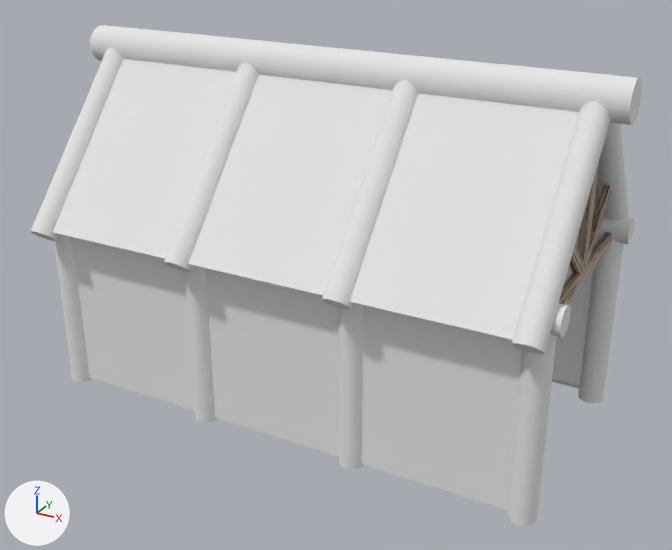
Before and after pictures for a commit that changed the Blender file Assets/Models/longhouse.blend.
Rendered twice from a 50 mm camera at (5.1, -9.16, 5.02) aimed at (0.15, -0.17, 0.52). The axes (+X, +Y, +Z) are drawn at lower left. The lights are the same throughout.
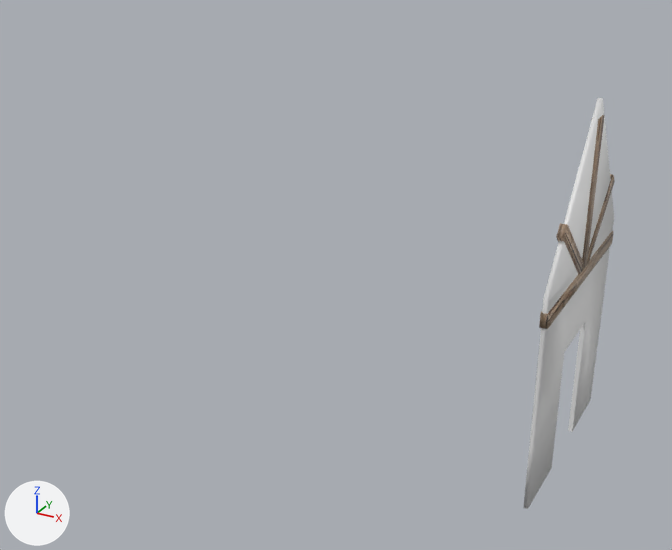
Diff of the bpy script that builds the scene:
```diff
--- a/Assets/Models/longhouse.blend.py
+++ b/Assets/Models/longhouse.blend.py
@@ me_cube_005 @@
 # used by ob_cube_001; location = (0.0, 0.0, 2.0)
-me_cube_005.from_pydata(...)  # 20 vertices, 34 faces; spans x -3.08..3.08, y -1.7..0.04, z -0.97..1.1
+me_cube_005.from_pydata(...)  # 40 vertices, 58 faces; spans x -3.08..3.08, y -1.7..1.7, z -0.97..1.1
+# me_cube_005 part 1
+# 24 faces are deleted
+# 19 new faces join them
+# me_cube_005 part 2: 29 kept faces spanning x -3.08..3.08, y -1.7..0.04, z -0.97..1.1 are now shaded smooth
 me_cube_005.materials.append(mat_material)
@@ me_cube_004 @@
 # used by ob_cube_004; location = (-6.0, 0.0, 0.0)
-me_cube_004.from_pydata(...)  # 576 vertices, 306 faces; spans x 2.77..9.22, y -1.83..0.19, z -1.15..3.17
+me_cube_004.from_pydata(...)  # 4864 vertices, 4324 faces; spans x 2.73..9.26, y -1.84..1.84, z -1.16..3.16
+# me_cube_004 part 3: the loose piece of 64 vertices spanning x 2.85..3.15, y -1.5..-1.2, z -1.15..1.15 is rebuilt with 192 vertices and now spans x 2.84..3.16, y -1.51..-1.19, z -1.15..1.15
+# me_cube_004 part 4: 7 vertices moved within x 4.92..7.13, y -1.6..-0.03, z -1.15..3.14; 213 vertices removed from x 2.77..9.22, y -1.83..0.19, z -1.15..3.17; 2197 vertices added at x 2.74..9.26, y -1.84..1.82, z -1.15..3.16
+# me_cube_004 part 5: the surface is now shaded smooth
 me_cube_004.materials.append(mat_material)
@@ me_cube @@
 # used by ob_cube; location = (0.0, 0.0, 0.0)
-me_cube.from_pydata(...)  # 20 vertices, 28 faces; spans x -3.11..3.11, y -1.4..-1.3, z -1.1..1.1
+me_cube.from_pydata(...)  # 40 vertices, 56 faces; spans x -3.11..3.11, y -1.4..1.4, z -1.1..1.1
+# me_cube part 6: 28 kept faces spanning x -3.11..3.11, y -1.4..-1.3, z -1.1..1.1 are now shaded smooth
 me_cube.materials.append(mat_material)
@@ me_cube_013 @@
+me_cube_013.from_pydata(...)  # 38 vertices, 40 faces; spans x 2.98..3.02, y -1.27..1.27, z -1.13..2.94
@@ ob_cube_002 @@
 ob_cube_002 = bpy.data.objects.new('Cube.002', me_cube_006)
-ob_cube_002.location = (-6.0, 0.0, 0.0)
+ob_cube_002.location = (-6.0, 0.0, 0.03)
+ob_cube_002.hide_viewport = True
@@ ob_cube_001 @@
 ob_cube_001.location = (0.0, 0.0, 2.0)
-_m = ob_cube_001.modifiers.new('Mirror', 'MIRROR')
-_m.use_axis = (False, True, False)
+ob_cube_001.hide_viewport = True
@@ ob_cube_004 @@
 ob_cube_004.location = (-6.0, 0.0, 0.0)
-_m = ob_cube_004.modifiers.new('Mirror', 'MIRROR')
-_m.use_axis = (False, True, False)
+ob_cube_004.hide_viewport = True
@@ ob_cube @@
 ob_cube.location = (0.0, 0.0, 0.0)
-_m = ob_cube.modifiers.new('Mirror', 'MIRROR')
-_m.use_axis = (False, True, False)
+ob_cube.hide_viewport = True
@@ ob_cube_008 @@
+ob_cube_008 = bpy.data.objects.new('Cube.008', me_cube_013)
+ob_cube_008.location = (0.0, 0.0, 0.0)
```

Pixel boxes (x1, y1, x2, y2) of what changed, in the pictures (672 x 550 px; the box of a moved part takes in the faces that stretch with it):
'Cube.001', hidden: before (53, 59, 599, 340)
'Cube', hidden: before (72, 237, 597, 510)
'Cube.004', hidden: before (31, 48, 634, 526)
'Cube.002', hidden: before (90, 25, 642, 125)
'Cube.008', added: after (523, 98, 614, 509)
part 1 of me_cube_005, moved or reshaped (not visible afterwards): before (593, 183, 599, 212)
part 2 of me_cube_005, shading changed: before (53, 59, 599, 340)
part 3 of me_cube_004, rebuilt (not visible afterwards): before (54, 234, 93, 382)
part 4 of me_cube_004, built on: before (31, 48, 634, 526)
